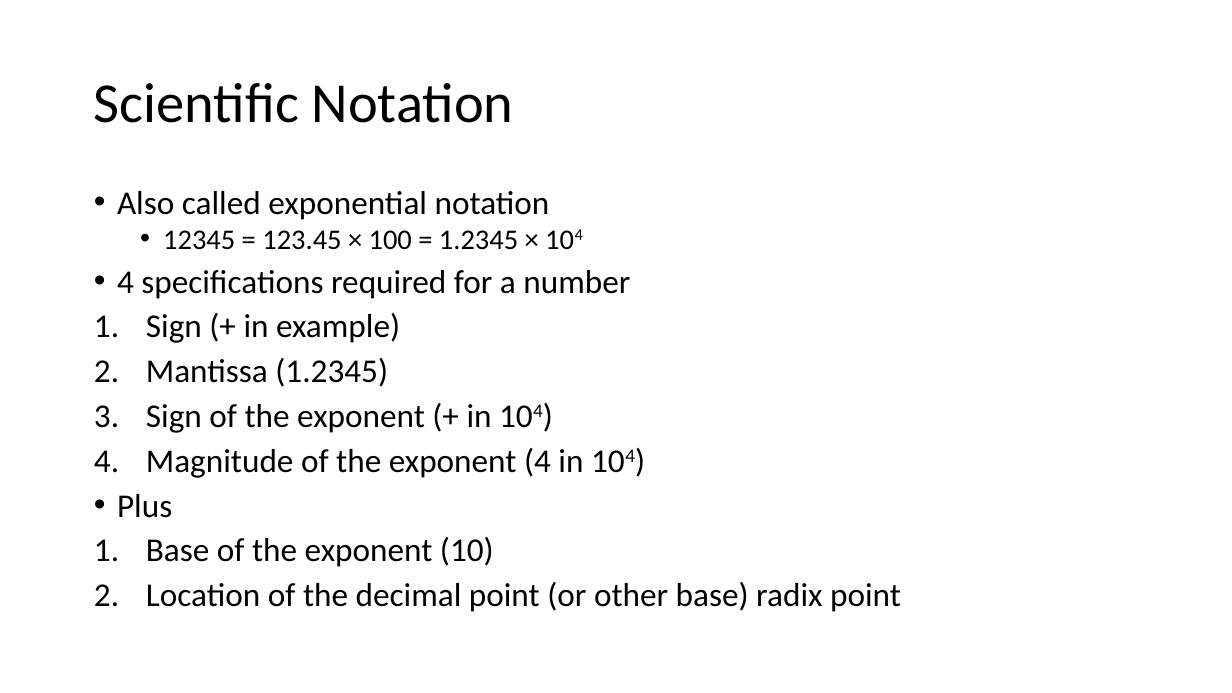
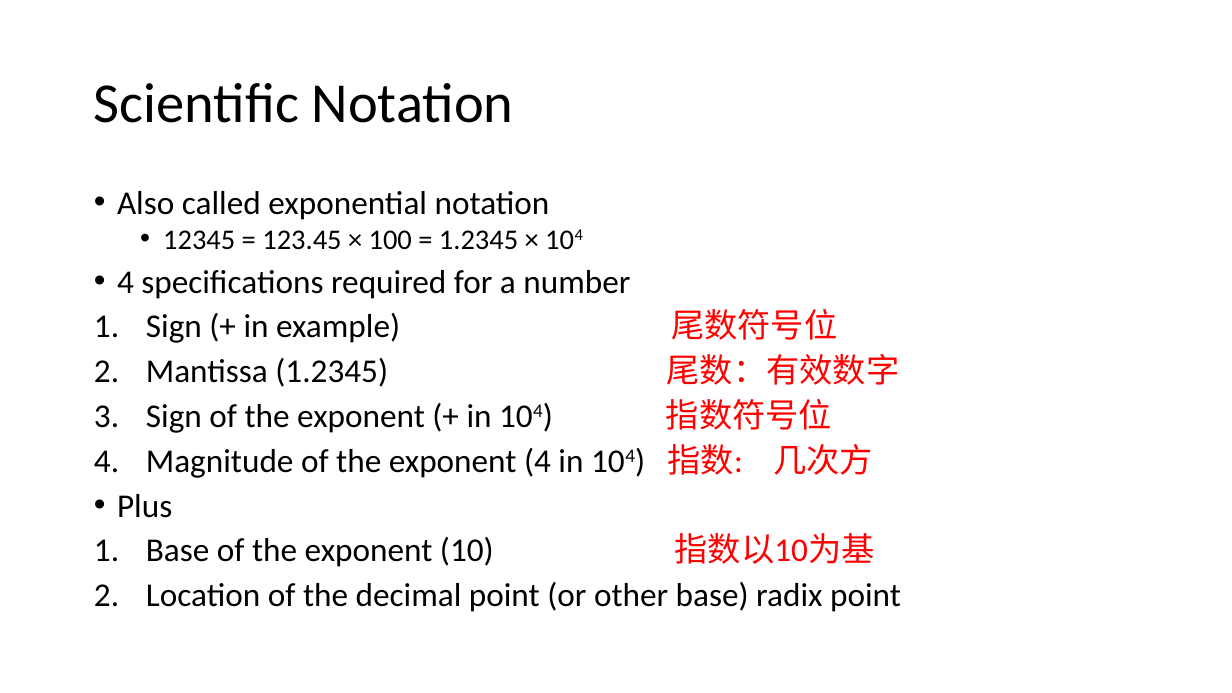
Before and after one commit to vcboy1/Leeds, a slide deck: slide 19 of 26fall/1860/Lecture/Week1.2/Lecture 1.2.2.pptx. Drawn at 1232x693 pixels with LibreOffice and Linux fonts; fonts in the diff are those of the drawing; background and template pictures are left out. Boxes give left, top, right and bottom in pixels: in the first picture for what was removed or moved away, otherwise in the second. Text is boxed around its words. In the diff, an @@ line names an element or a change of style, - is before the commit and + after.

```diff
--- a/26fall/1860/Lecture/Week1.2/Lecture 1.2.2.pptx
+++ b/26fall/1860/Lecture/Week1.2/Lecture 1.2.2.pptx
@@ text at [146, 309, 900, 478]: text changed @@
-1. Sign (+ in example)
-2. Mantissa (1.2345)
-3. Sign of the exponent (+ in 104)
-4. Magnitude of the exponent (4 in 104)
+1. Sign (+ in example) 尾数符号位
+2. Mantissa (1.2345) 尾数：有效数字
+3. Sign of the exponent (+ in 104) 指数符号位
+4. Magnitude of the exponent (4 in 104) 指数: 几次方
@@ text at [146, 533, 875, 567]: text changed @@
-1. Base of the exponent (10)
+1. Base of the exponent (10) 指数以10为基
```
Also in this commit, not shown: 3 other slides changed, 17 other files.
